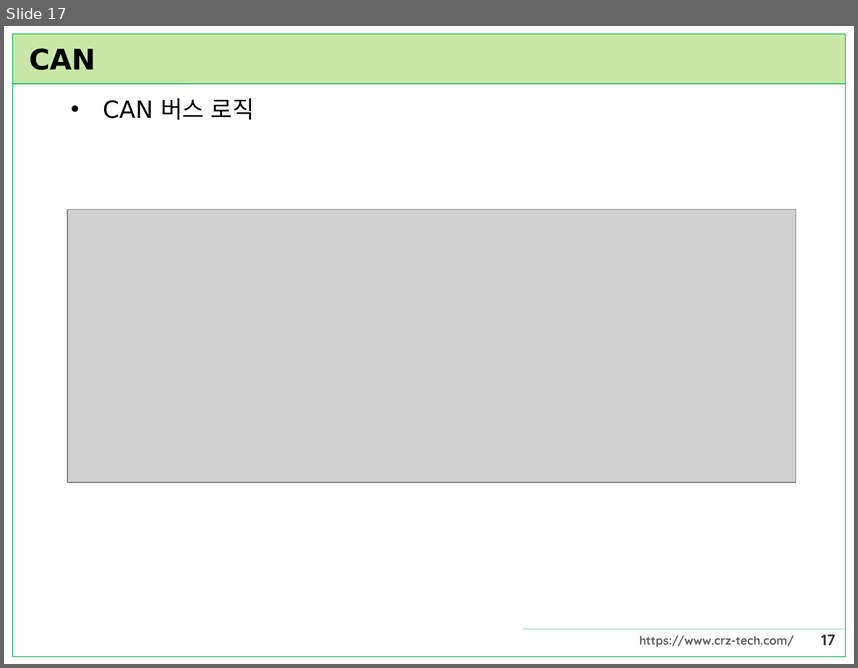
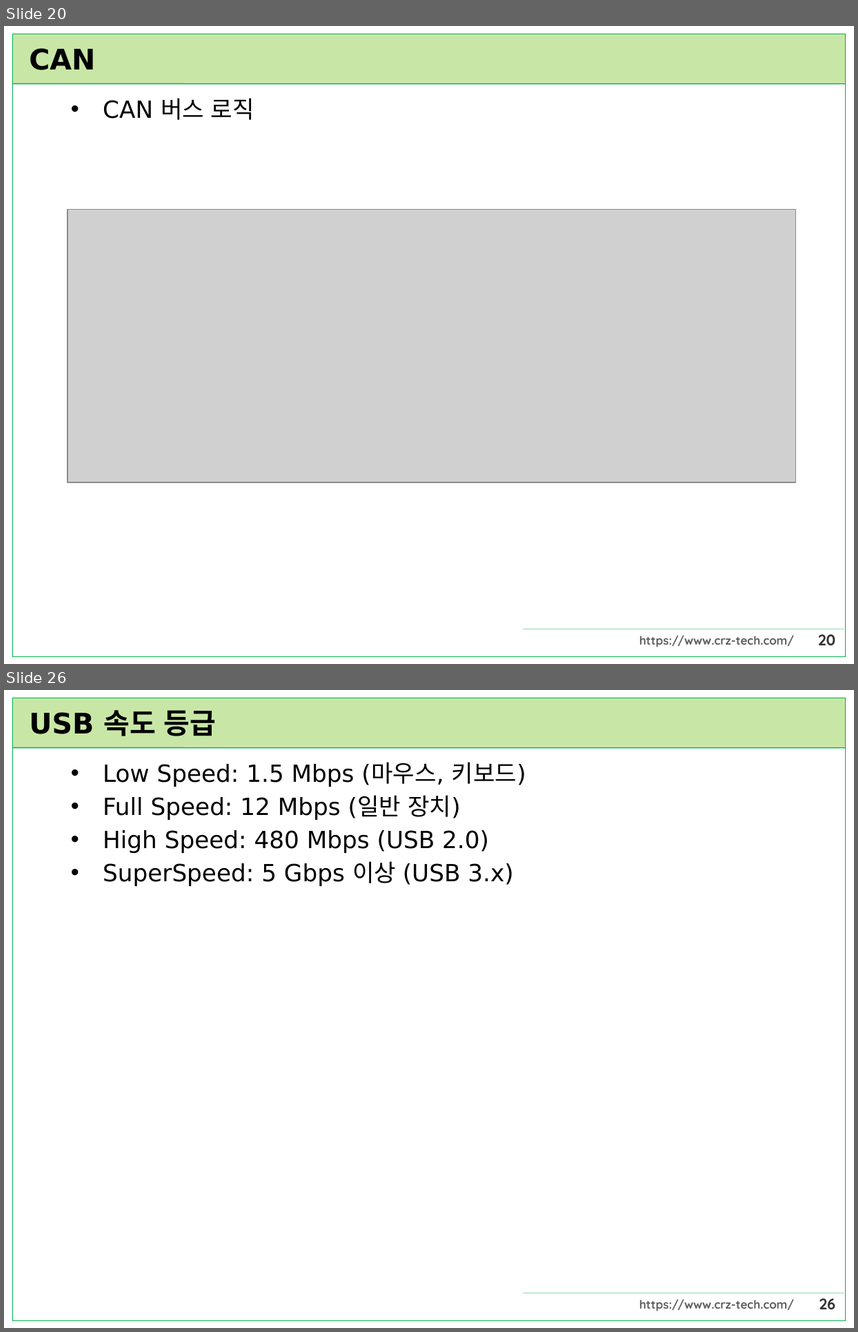
Before and after one commit to CRZ-Technology/Mango-M32, a slide deck: Mango-M32F4/23.통신프로토콜/통신프로토콜.pptx. Shown one above the other, each under a label of ours: slide 17 before the commit, slides 20 and 26 after it; the slides between them are not shown. The pictures are 858x668 and 858x1332 pixels, drawn with LibreOffice and Linux fonts; fonts in the diff are those of the drawing; grey boxes stand for pictures. Boxes give left, top, right and bottom in pixels: in the first picture for what was removed or moved away, otherwise in the second. Text is boxed around its words. In the diff, an @@ line names an element or a change of style, - is before the commit and + after.

```diff
--- a/Mango-M32F4/23.통신프로토콜/통신프로토콜.pptx
+++ b/Mango-M32F4/23.통신프로토콜/통신프로토콜.pptx
@@ slide 26 added at <box>4,690,854,1328</box>, background #FFFFFF; not listed: 6 template elements that a slide beside it also shows @@
@@ title added at <box>29,710,217,736</box>, 24 pt, text #000000, bold @@
+USB 속도 등급
@@ text added at <box>103,762,526,886</box>, 20 pt, text #000000 @@
+• Low Speed: 1.5 Mbps (마우스, 키보드)
+• Full Speed: 12 Mbps (일반 장치)
+• High Speed: 480 Mbps (USB 2.0)
+• SuperSpeed: 5 Gbps 이상 (USB 3.x)
@@ what was slide 17 is now slide 20 @@
@@ page number at <box>818,634,836,645</box>: text changed @@
-17
+20
```
Also in this commit, not shown: 35 other slides added, 1 other file.
